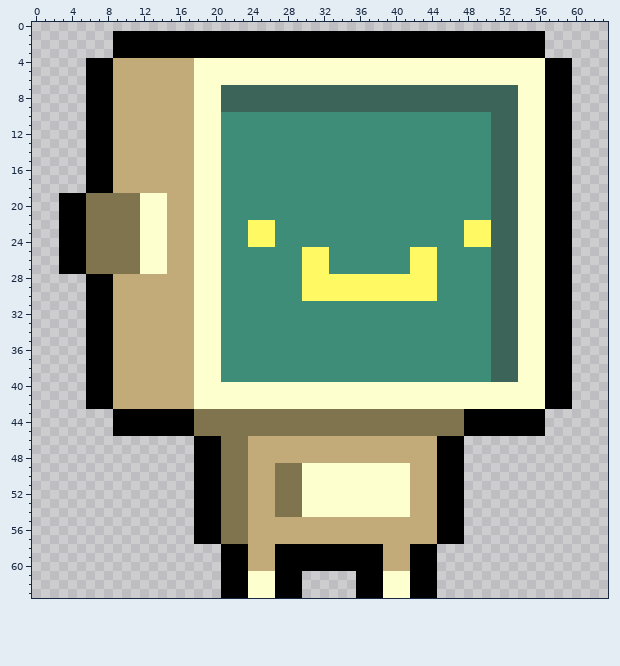
Two states of a pixel-art sprite, src/imagens/botRight.png. Above: the version before the commit.
The file is 64x64 pixels.
The result:
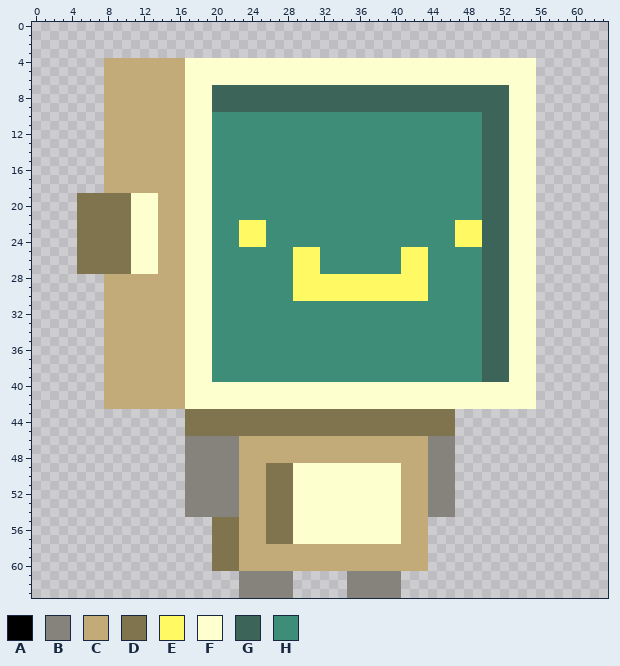
Palette (. is transparent): A #000000  B #86837c  C #c2ab79  D #80744e  E #fffa64  F #fdffce  G #3d6458  H #3e8d78
Commit message: T5 - Melhoramentos na funcionalidade BOT
Diff:
Colour B now appears in rows 46 to 54 at x 17; in rows 61 to 63 at x 35.
The author changed colour A to colour B in rows 46 to 54 at x 18 to 20 and 45 to 46; in rows 61 to 63 at x 23, 27 to 28 and 36 to 38.
The author changed colour C to colour B in rows 46 to 54 at x 44.
The author changed colour D to colour B in rows 46 to 54 at x 21 to 22.
The author changed colour F to colour B in rows 61 to 63 at x 24 to 26 and 39 to 40.
The author changed colour A to colour C in rows 4 to 18 at x 8; in rows 28 to 42 at x 8; in rows 58 to 60 at x 23, 27 to 38 and 42 to 43.
The author changed colour D to colour C in rows 46 to 57 at x 23.
The author changed colour F to colour C in rows 19 to 27 at x 14; in rows 49 to 54 at x 41.
Colour D now appears in rows 58 to 60 at x 20.
The author changed colour A to colour D in rows 19 to 27 at x 5; in rows 43 to 45 at x 17; in rows 55 to 57 at x 20; in rows 58 to 60 at x 21 to 22.
The author changed colour C to colour D in rows 49 to 54 at x 26; in rows 55 to 57 at x 26 to 28.
The author changed colour H to colour E in rows 22 to 24 at x 23 and 47; in rows 25 to 27 at x 29 and 41; in rows 28 to 30 at x 29.
The author changed colour C to colour F in rows 4 to 42 at x 17; in rows 55 to 57 at x 29 to 40.
The author changed colour D to colour F in rows 19 to 27 at x 11; in rows 49 to 54 at x 29.
The author changed colour G to colour F in rows 7 to 39 at x 53.
The author changed colour E to colour G in rows 22 to 24 at x 50.
The author changed colour F to colour G in rows 7 to 9 at x 20.
The author changed colour H to colour G in rows 10 to 21 at x 50; in rows 25 to 39 at x 50.
The author changed colour E to colour H in rows 22 to 24 at x 26; in rows 25 to 27 at x 32 and 44; in rows 28 to 30 at x 44.
The author changed colour F to colour H in rows 10 to 39 at x 20.
The author cleared colour A in rows 1 to 3 at x 9 to 56; in rows 4 to 18 at x 6 to 7 and 57 to 59; in rows 19 to 27 at x 3 to 4 and 57 to 59; in rows 28 to 42 at x 6 to 7 and 57 to 59; in rows 43 to 45 at x 9 to 16 and 48 to 56; in rows 46 to 54 at x 47.
The author cleared colour A in rows 55 to 57 at x 18 to 19 and 45 to 47; in rows 58 to 60 at x 44; in rows 61 to 63 at x 21 to 22, 29 and 42 to 44.
The author cleared colour C in rows 55 to 57 at x 44.
The author cleared colour D in rows 43 to 45 at x 47.
The author cleared colour F in rows 4 to 42 at x 56; in rows 61 to 63 at x 41.
Boxes around the changes in both pictures, in picture pixels (x1, y1, x2, y2):
changed: (59, 31, 572, 598)
